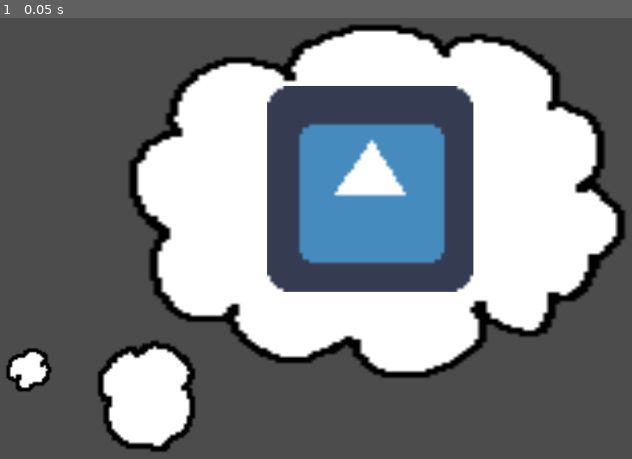
Above: before the commit, frame 1.
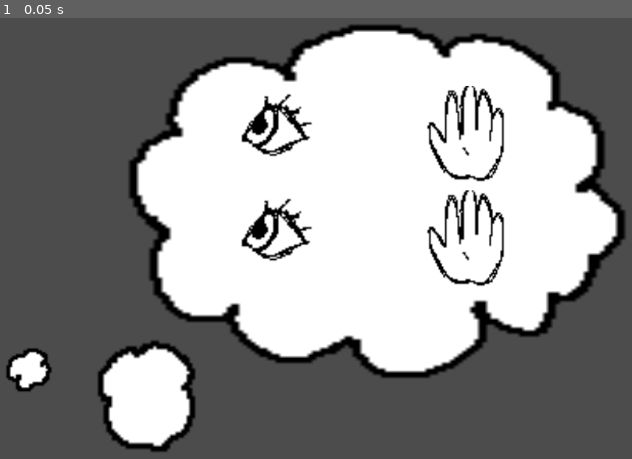
Above: after the commit, the same moment.

Repository: lmsonic/ArtGame
Game: Godot game, scene res://Thought.tscn
Two runs of this game, one before a commit and one after it. Both use one fixed random seed, a clock stepped at 60 frames per second and the inputs below. This scene is started directly instead of the project's main scene. The engine's default icon, where the game draws it, is replaced by a stand-in: a white triangle on a blue panel in a dark square.
Inputs:
- Up to frame 1 (0.05 s): no input

The runs differ from the first frame. In frame 1, 16% of the frame differs, in the area x 38-80%, y 15-63%.

Commit message:
Texture thoughts

Diff:
--- a/Draw.tscn
+++ b/Draw.tscn
@@ -19,7 +19,6 @@
 script = ExtResource( 2 )
 
 [node name="GUI" type="Control" parent="."]
-visible = false
 anchor_right = 1.0
 anchor_bottom = 1.0
 script = ExtResource( 3 )
--- a/Thought.gd
+++ b/Thought.gd
@@ -4,9 +4,9 @@
 
 # Called when the node enters the scene tree for the first time.
 func _ready():
-	$MarginContainer/TextureRect.texture=thoughtsTexture[0]
-
-
-# Called every frame. 'delta' is the elapsed time since the previous frame.
-#func _process(delta):
-#	pass
+	var children = $MarginContainer/HBoxContainer.get_children()
+	var i:=0
+	for child in children:
+		if (children.size()>i):
+			child.texture=thoughtsTexture[i]
+			i+=1
--- a/Thought.tscn
+++ b/Thought.tscn
@@ -1,10 +1,11 @@
-[gd_scene load_steps=9 format=2]
+[gd_scene load_steps=10 format=2]
 
 [ext_resource path="res://Thought.gd" type="Script" id=1]
-[ext_resource path="res://icon.png" type="Texture" id=2]
+[ext_resource path="res://assets/thoughts/hand.png" type="Texture" id=2]
 [ext_resource path="res://assets/thoughts/nuvoletta.png" type="Texture" id=3]
 [ext_resource path="res://assets/thoughts/nuv coda2.png" type="Texture" id=4]
 [ext_resource path="res://assets/thoughts/nuv coda1.png" type="Texture" id=5]
+[ext_resource path="res://assets/thoughts/eye.png" type="Texture" id=6]
 
 [sub_resource type="StyleBoxTexture" id=1]
 texture = ExtResource( 3 )
@@ -39,7 +40,7 @@
 __meta__ = {
 "_edit_use_anchors_": false
 }
-thoughtsTexture = [ ExtResource( 2 ) ]
+thoughtsTexture = [ ExtResource( 6 ), ExtResource( 2 ), ExtResource( 6 ), ExtResource( 2 ) ]
 
 [node name="MarginContainer" type="MarginContainer" parent="Panel3"]
 anchor_right = 1.0
@@ -52,9 +53,53 @@
 "_edit_use_anchors_": false
 }
 
-[node name="TextureRect" type="TextureRect" parent="Panel3/MarginContainer"]
+[node name="HBoxContainer" type="GridContainer" parent="Panel3/MarginContainer"]
 margin_right = 484.0
 margin_bottom = 264.0
+columns = 2
+
+[node name="TextureRect" type="TextureRect" parent="Panel3/MarginContainer/HBoxContainer"]
+margin_right = 240.0
+margin_bottom = 130.0
+size_flags_horizontal = 3
+size_flags_vertical = 3
+expand = true
+stretch_mode = 6
+__meta__ = {
+"_edit_use_anchors_": false
+}
+
+[node name="TextureRect3" type="TextureRect" parent="Panel3/MarginContainer/HBoxContainer"]
+margin_left = 244.0
+margin_right = 484.0
+margin_bottom = 130.0
+size_flags_horizontal = 3
+size_flags_vertical = 3
+expand = true
+stretch_mode = 6
+__meta__ = {
+"_edit_use_anchors_": false
+}
+
+[node name="TextureRect2" type="TextureRect" parent="Panel3/MarginContainer/HBoxContainer"]
+margin_top = 134.0
+margin_right = 240.0
+margin_bottom = 264.0
+size_flags_horizontal = 3
+size_flags_vertical = 3
+expand = true
+stretch_mode = 6
+__meta__ = {
+"_edit_use_anchors_": false
+}
+
+[node name="TextureRect4" type="TextureRect" parent="Panel3/MarginContainer/HBoxContainer"]
+margin_left = 244.0
+margin_top = 134.0
+margin_right = 484.0
+margin_bottom = 264.0
+size_flags_horizontal = 3
+size_flags_vertical = 3
 expand = true
 stretch_mode = 6
 __meta__ = {
Binary file added: assets/thoughts/eye.png
Binary file added: assets/thoughts/hand.png
